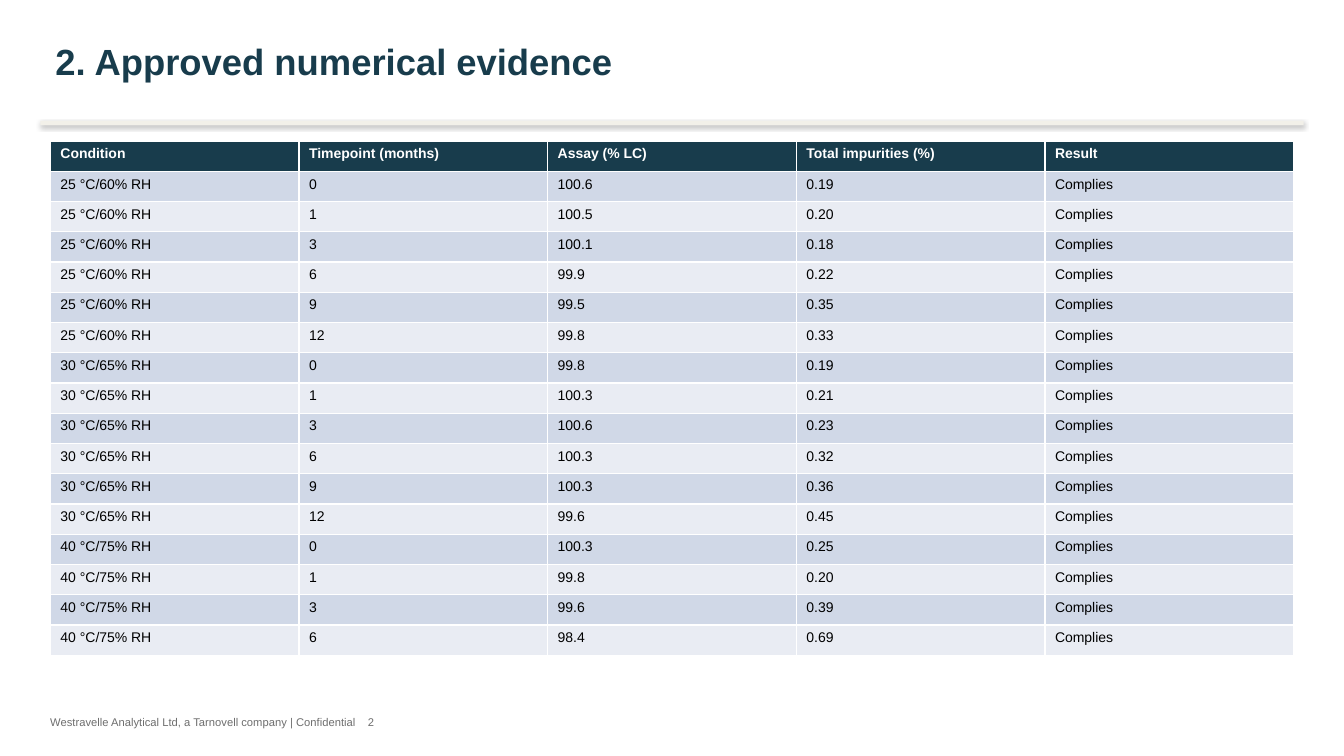
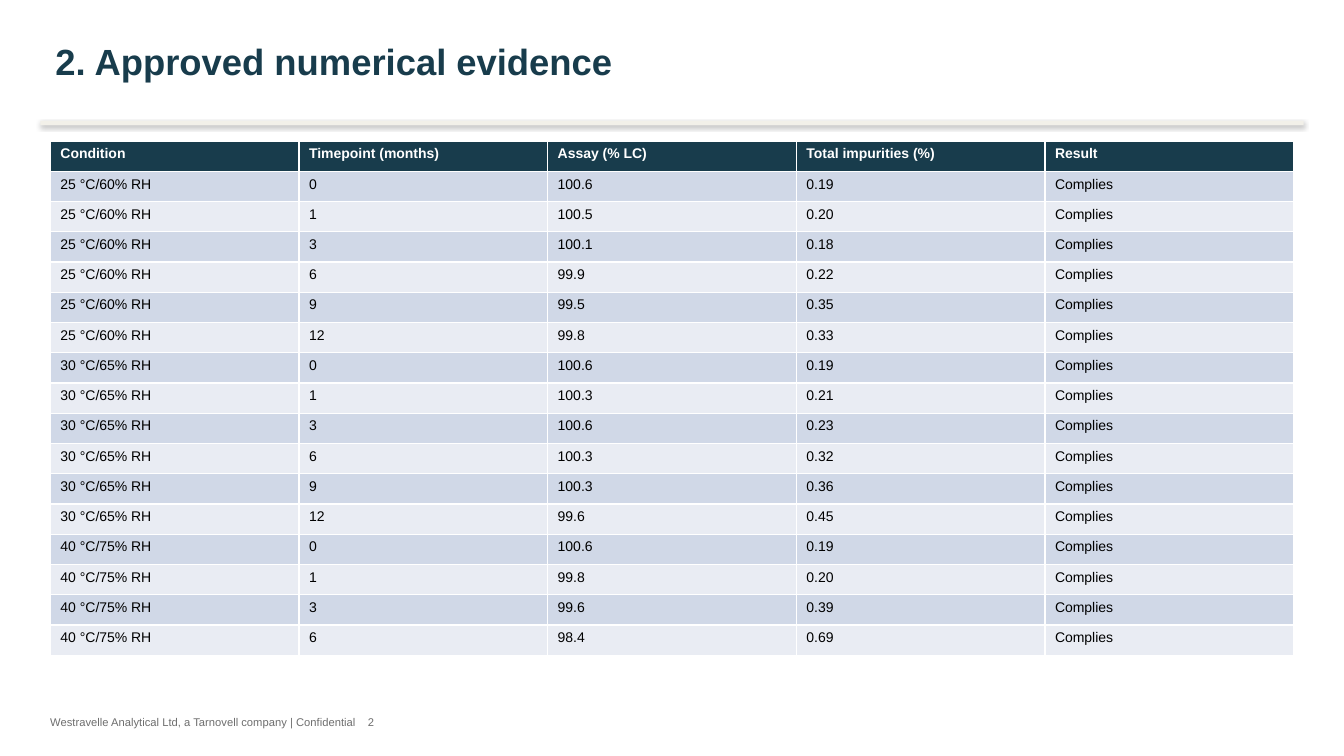
Before and after one commit to 60xAI/portco-mock-dataset, a slide deck: slide 2 of output/archive/WestravelleData/Stability/CVL/WA-2020-313/Readouts/Client/CVL_StabilityReview_QA-APPROVED.pptx. Drawn at 1344x756 pixels with LibreOffice and Linux fonts; fonts in the diff are those of the drawing. Boxes give left, top, right and bottom in pixels: in the first picture for what was removed or moved away, otherwise in the second. Text is boxed around its words. In the diff, an @@ line names an element or a change of style, - is before the commit and + after.

```diff
--- a/output/archive/WestravelleData/Stability/CVL/WA-2020-313/Readouts/Client/CVL_StabilityReview_QA-APPROVED.pptx
+++ b/output/archive/WestravelleData/Stability/CVL/WA-2020-313/Readouts/Client/CVL_StabilityReview_QA-APPROVED.pptx
@@ table at [50,141,1296,655] @@
-row 8, column 3: 99.8
+row 8, column 3: 100.6
-row 14, column 3: 100.3
+row 14, column 3: 100.6
-row 14, column 4: 0.25
+row 14, column 4: 0.19
```
Also in this commit, not shown: 14 other files.
